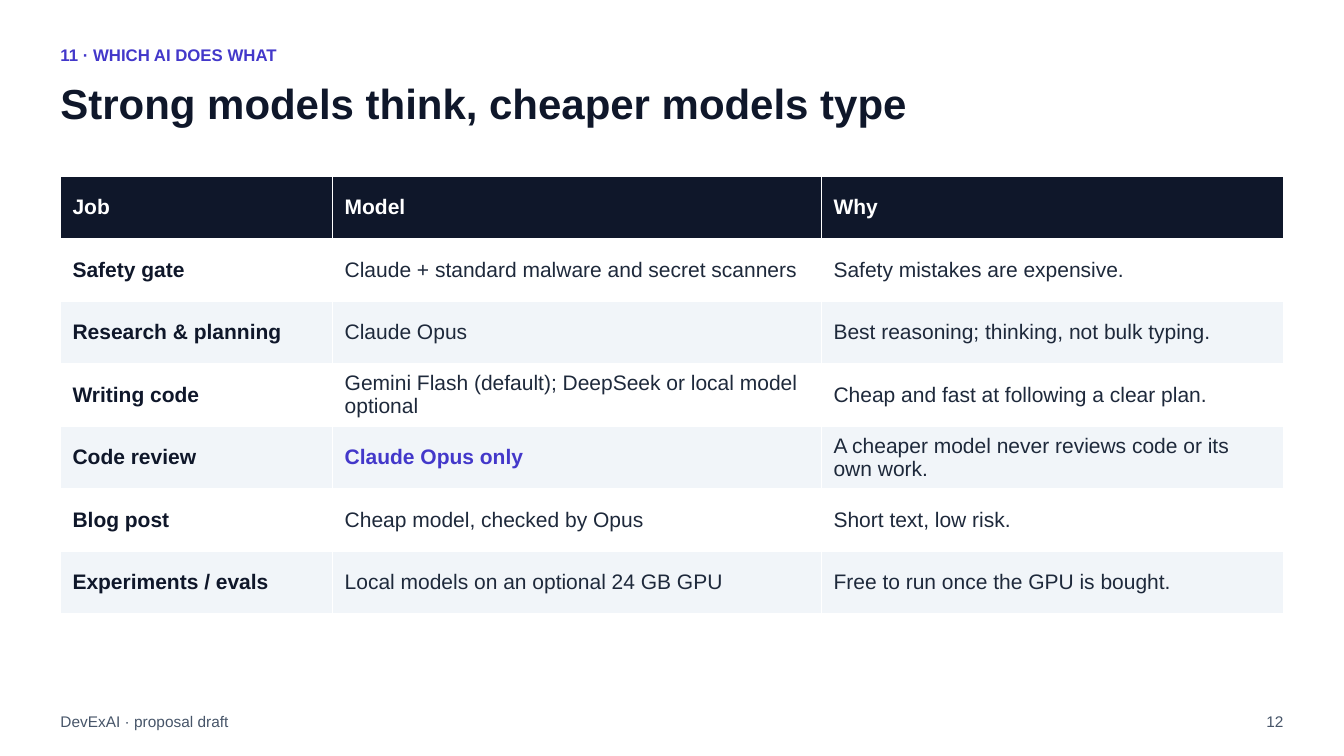
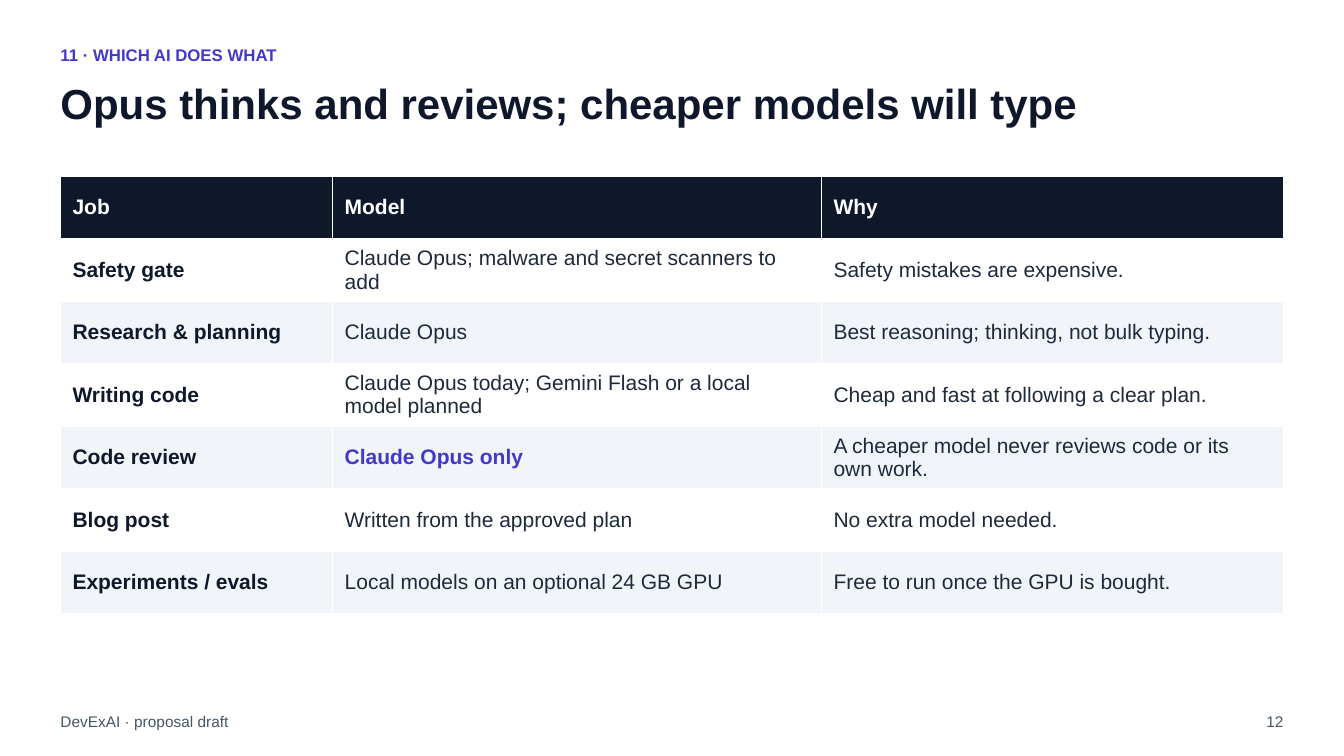
Before and after one commit to raghavsatyadev/DevExAI, a slide deck: slide 12 of DevExAI.pptx. Drawn at 1344x756 pixels with LibreOffice and Linux fonts; fonts in the diff are those of the drawing. Boxes give left, top, right and bottom in pixels: in the first picture for what was removed or moved away, otherwise in the second. Text is boxed around its words. In the diff, an @@ line names an element or a change of style, - is before the commit and + after.

```diff
--- a/DevExAI.pptx
+++ b/DevExAI.pptx
@@ text at bbox=[60, 88, 1076, 128]: text changed @@
-Strong models think, cheaper models type
+Opus thinks and reviews; cheaper models will type
@@ table at bbox=[60, 176, 1284, 614] @@
-row 2, column 2: Claude + standard malware and secret scanners
+row 2, column 2: Claude Opus; malware and secret scanners to add
-row 4, column 2: Gemini Flash (default); DeepSeek or local model optional
+row 4, column 2: Claude Opus today; Gemini Flash or a local model planned
-row 6, column 2: Cheap model, checked by Opus
+row 6, column 2: Written from the approved plan
-row 6, column 3: Short text, low risk.
+row 6, column 3: No extra model needed.
```
Also in this commit, not shown: 13 other slides changed, 3 other files.
